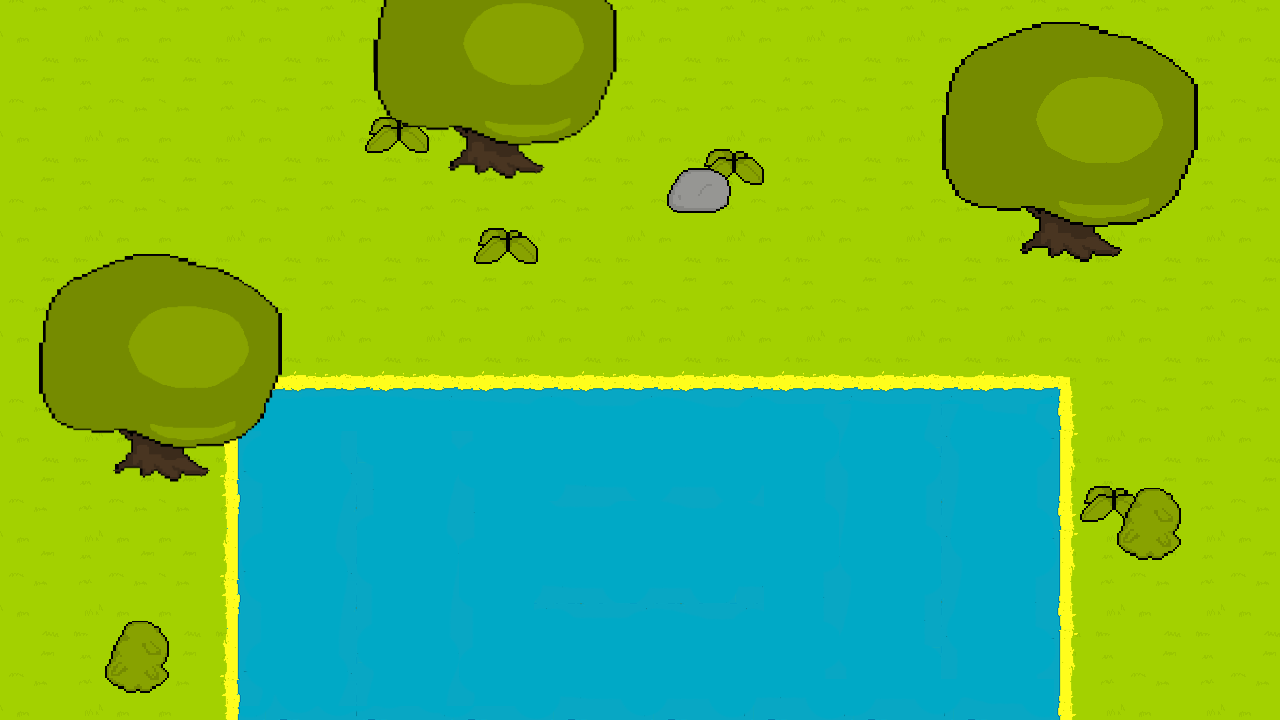
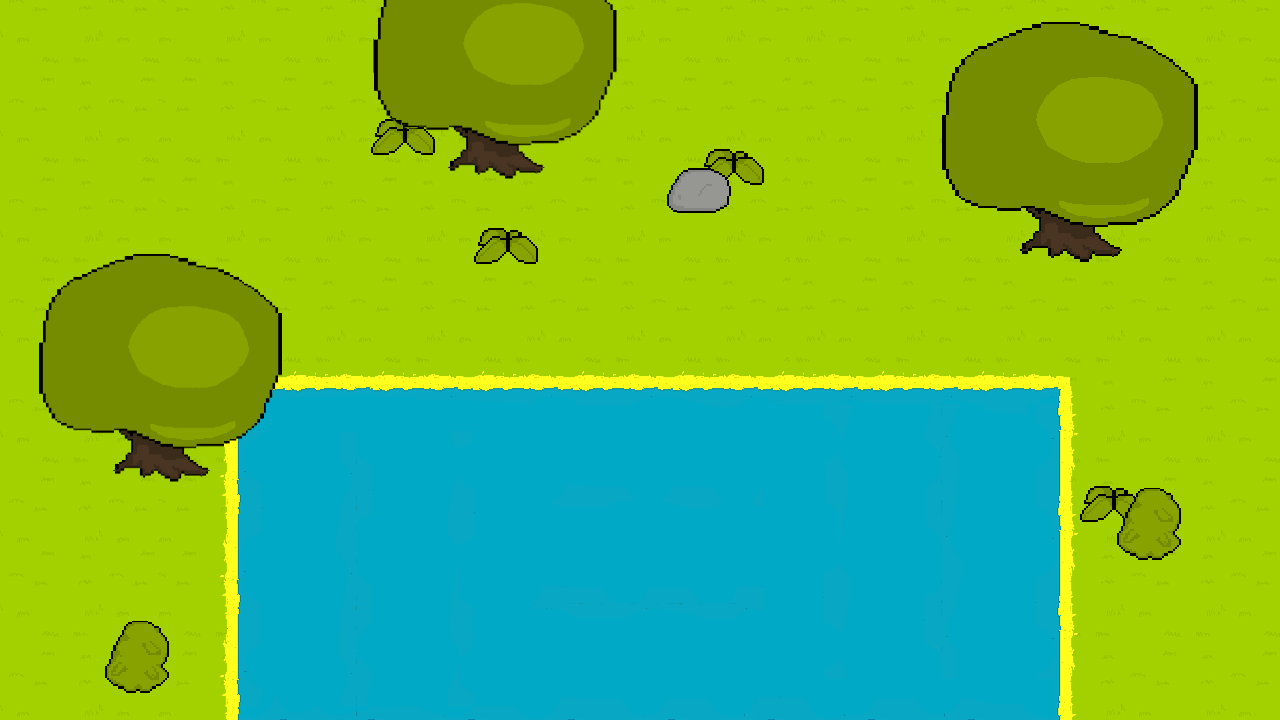
Layered file, before and after one edit (1280x720). Changes by layer:
added layer "arvore3" above "vegetacao" over [373,117,435,155]
painted on "vegetacao" over [365,117,435,155]
